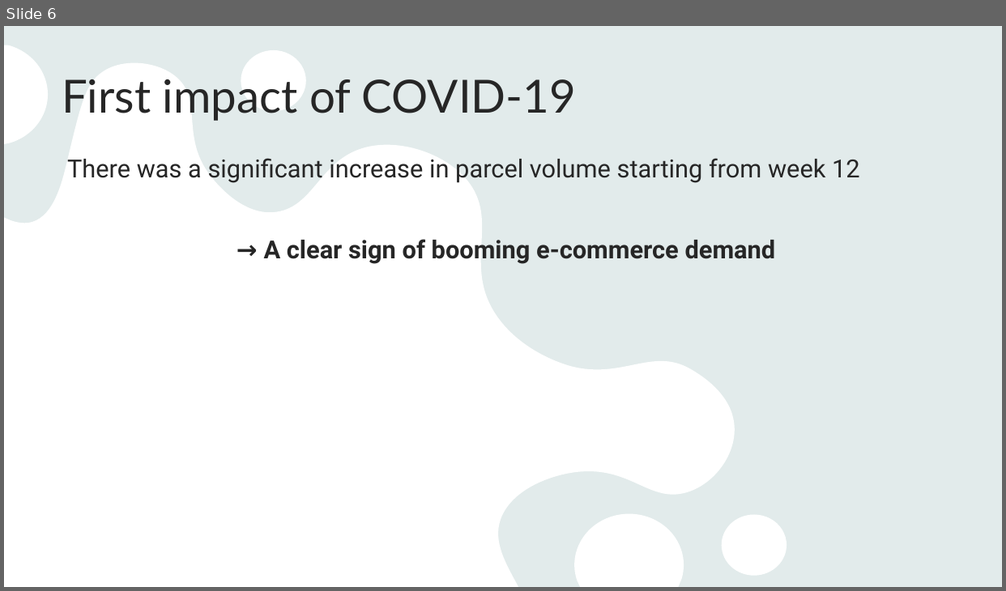
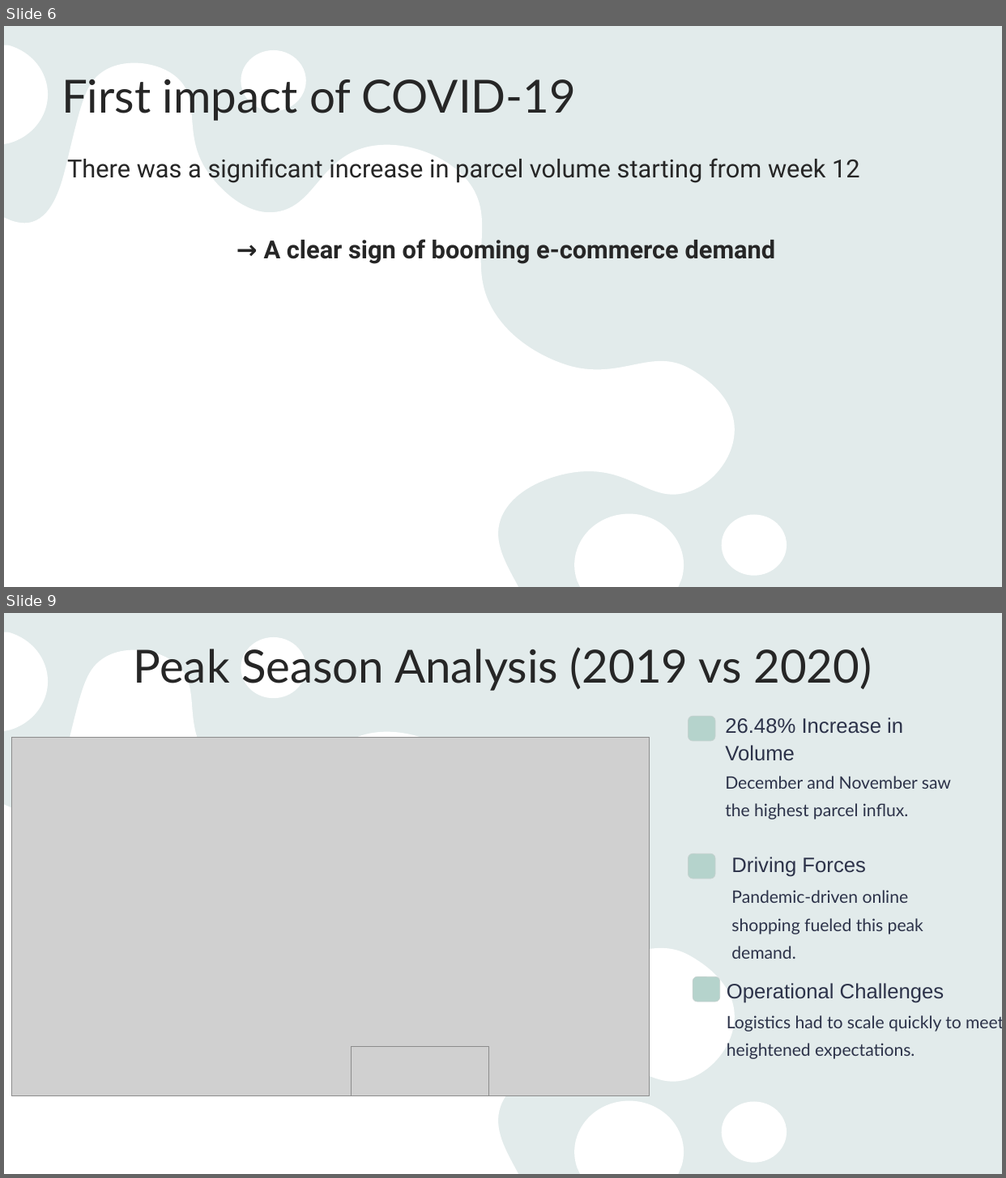
Before and after one commit to anhquanbui/finalprojectg7, a slide deck: Project.pptx. Shown one above the other, each under a label of ours: slide 6 before the commit, slides 6 and 9 after it; the slides between them are not shown. The pictures are 1006x591 and 1006x1178 pixels, drawn with LibreOffice and Linux fonts; fonts in the diff are those of the drawing; grey boxes stand for pictures. Boxes give left, top, right and bottom in pixels: in the first picture for what was removed or moved away, otherwise in the second. Text is boxed around its words. In the diff, an @@ line names an element or a change of style, - is before the commit and + after.

```diff
--- a/Project.pptx
+++ b/Project.pptx
@@ slide 9 added at (x1=4, y1=613, x2=1002, y2=1174), background #E9F3F3; not listed: 2 template elements that a slide beside it also shows @@
@@ title added at (x1=134, y1=647, x2=872, y2=691), 44 pt, text #262626 @@
+Peak Season Analysis (2019 vs 2020)
@@ rounded rectangle added at (x1=688, y1=717, x2=715, y2=741), fill #B5D3CC, outline #C5D2CF 0.6 pt @@
@@ text added at (x1=725, y1=717, x2=903, y2=761), 20 pt, text #2C3249 @@
+26.48% Increase in Volume
@@ picture added at (x1=12, y1=738, x2=650, y2=1097) @@
@@ text added at (x1=725, y1=776, x2=951, y2=820), 16.5 pt, text #2C3249 @@
+December and November saw the highest parcel influx.
@@ rounded rectangle added at (x1=688, y1=854, x2=715, y2=879), fill #B5D3CC, outline #C5D2CF 0.6 pt @@
@@ text added at (x1=731, y1=857, x2=866, y2=877), 20 pt, text #2C3249 @@
+Driving Forces
@@ text added at (x1=731, y1=890, x2=923, y2=959), 16.5 pt, text #2C3249 @@
+Pandemic-driven online shopping fueled this peak demand.
@@ rounded rectangle added at (x1=692, y1=977, x2=720, y2=1002), fill #B5D3CC, outline #C5D2CF 0.6 pt @@
@@ text added at (x1=727, y1=983, x2=944, y2=1003), 20 pt, text #2C3249 @@
+Operational Challenges
@@ text added at (x1=727, y1=1016, x2=1002, y2=1059), 16.5 pt, text #2C3249 @@
+Logistics had to scale quickly to meet
+heightened expectations.
@@ picture added at (x1=351, y1=1047, x2=489, y2=1096) @@
```
Also in this commit, not shown: 10 slides changed, 3 other slides added, 2 slides removed.
